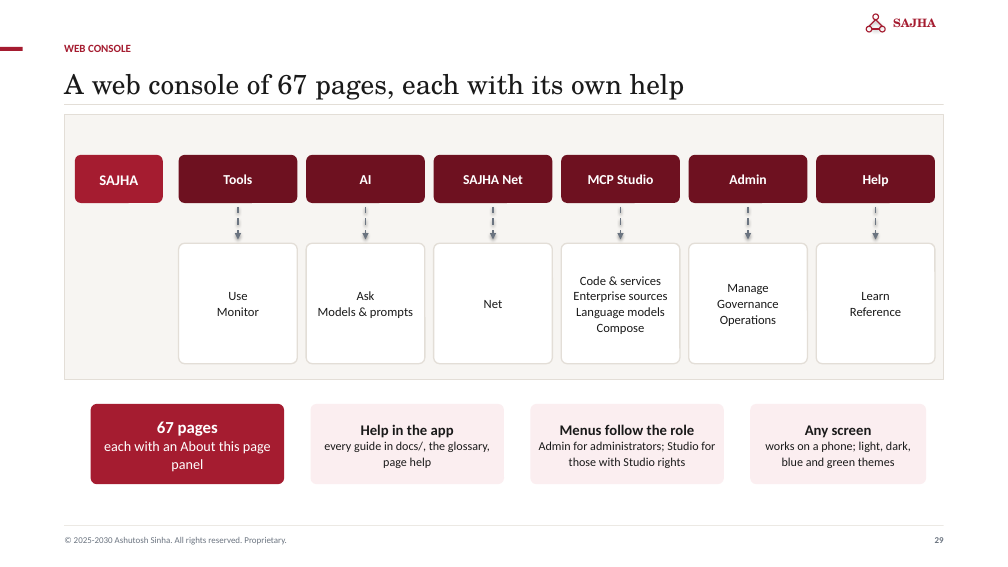
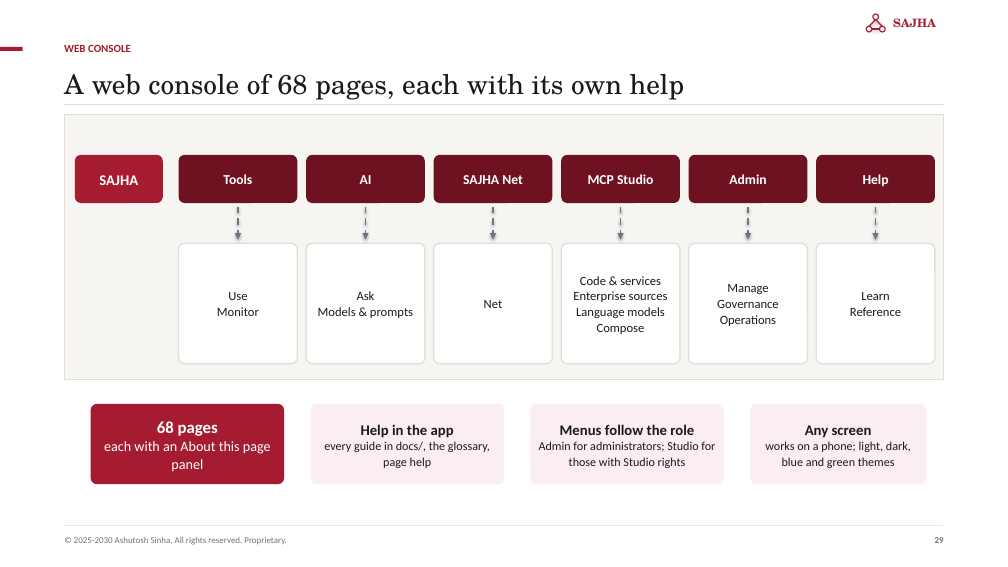
Before and after one commit to ajsinha/sajhamcpserver, a slide deck: slide 29 of docs/publications/SAJHA-MCP-Server.pptx. Drawn at 1008x567 pixels with LibreOffice and Linux fonts; fonts in the diff are those of the drawing. Boxes give left, top, right and bottom in pixels: in the first picture for what was removed or moved away, otherwise in the second. Text is boxed around its words. In the diff, an @@ line names an element or a change of style, - is before the commit and + after.

```diff
--- a/docs/publications/SAJHA-MCP-Server.pptx
+++ b/docs/publications/SAJHA-MCP-Server.pptx
@@ text at [64, 74, 685, 100]: text changed @@
-A web console of 67 pages, each with its own help
+A web console of 68 pages, each with its own help
@@ text in rounded rectangle at [157, 421, 218, 436]: text changed @@
-67 pages
+68 pages
```
Also in this commit, not shown: 13 other slides changed, 18 other files.
